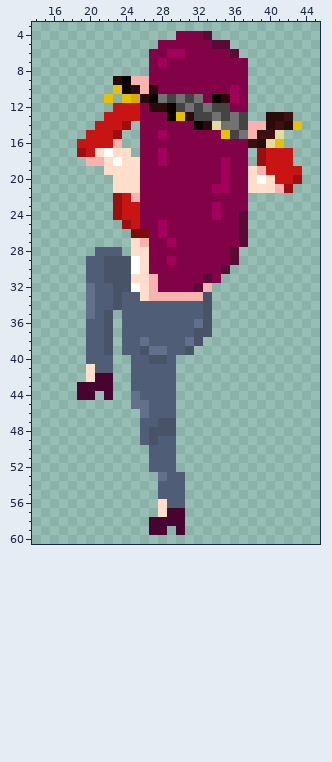
A pixel-art sprite gets an edit: CasaDesDiamantes/sprites/playerDualBarettasStance_spr/d1ae9027-58be-45df-8d58-c8283db52cc9.png. The first picture shows the starting point.
The file is 64x62 pixels. Shown: x 14..45, y 3..60.
The result:
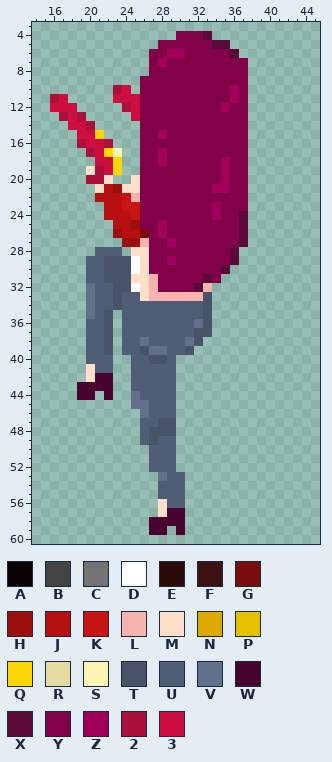
Palette (. is transparent): A #0a0202  B #444444  C #727272  D #ffffff  E #2b0a0a  F #3d1111  G #7a0c0c  H #9b0f0f  J #b71010  K #c91414  L #f9b3ae  M #ffdfc9  N #ddaa02  P #e5c100  Q #ffd700  R #e5da9f  S #fff3b2  T #495368  U #4f5d77  V #62708c  W #470431  X #5b0937  Y #820247  Z #a3005c  2 #aa113a  3 #cc0e40
What changed:
Changed rows in their new state; - is an unchanged pixel.
first column x 16:
 9 -------...Y-----------------
10 -------23.YY----------------
11 23----.333YYYYYYY-YY--------
12 333----.23-YYYYYYYYZ--------
13 -232--...3---YYYYYYYYY--...-
14 --332....-------YYYYYY......
15 ---33Q..-----------YYY....--
16 ---2332.--------------....--
17 ---.23QS.--------------....-
18 ----.33Q..-------------....-
19 ----M23Q..------------......
20 ----22M..-------------......
21 -----MJH--------------.....-
22 -----JJJ--------------------
23 ------JJ--------------------
24 ------JJJ-------------------
25 -------JJH------------------
26 -------HJJ------------------
27 --------HH------------------
